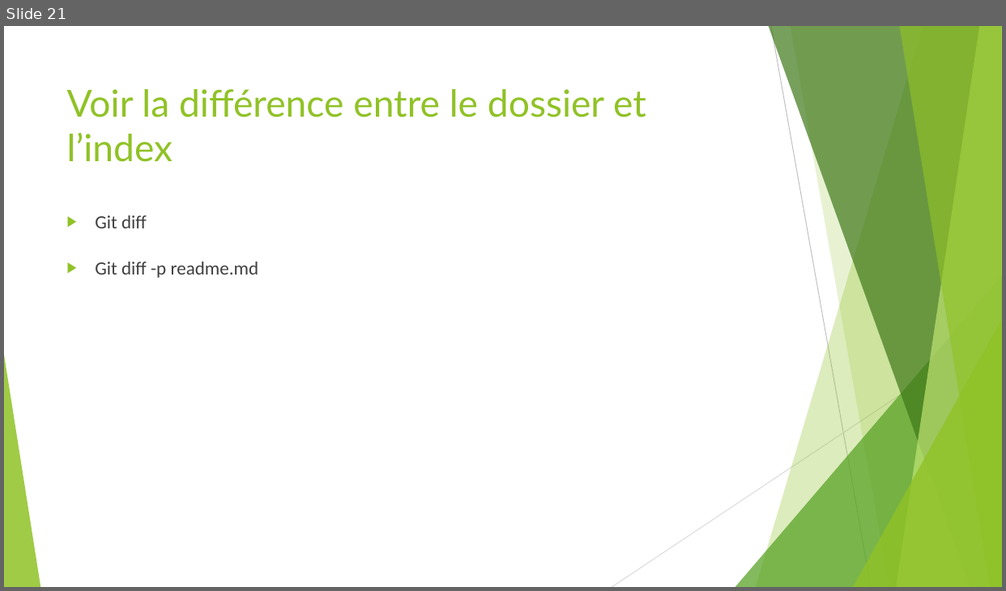
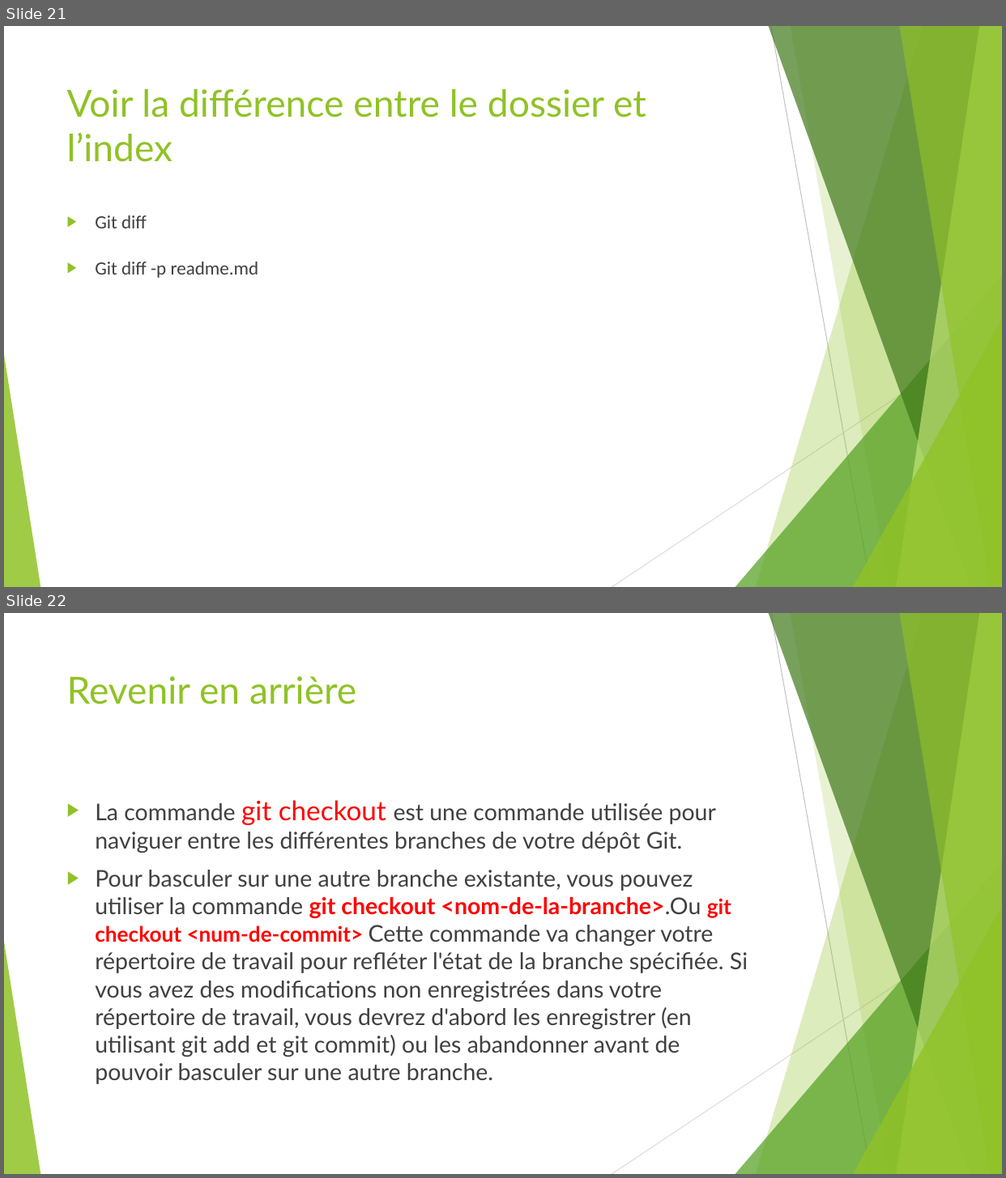
Before and after one commit to ousrah/DEV202, a slide deck: Adopter l'approche Agile/Formation Git.pptx. Shown one above the other, each under a label of ours: slide 21 before the commit, slides 21 and 22 after it. The pictures are 1006x591 and 1006x1178 pixels, drawn with LibreOffice and Linux fonts; fonts in the diff are those of the drawing. Boxes give left, top, right and bottom in pixels: in the first picture for what was removed or moved away, otherwise in the second. Text is boxed around its words. In the diff, an @@ line names an element or a change of style, - is before the commit and + after.

```diff
--- a/Adopter l'approche Agile/Formation Git.pptx
+++ b/Adopter l'approche Agile/Formation Git.pptx
@@ slide 22 added at bbox=[4, 613, 1002, 1174], background #FFFFFF; not listed: 10 template elements that a slide beside it also shows @@
@@ title added at bbox=[67, 676, 356, 705], 36 pt, text #90C226 @@
+Revenir en arrière
@@ text added at bbox=[95, 800, 748, 1084], 22.2 pt, text #404040 @@
+▶ La commande git checkout est une commande utilisée pour naviguer entre les différentes branches de votre dépôt Git.
+▶ Pour basculer sur une autre branche existante, vous pouvez utiliser la commande git checkout <nom-de-la-branche>.Ou git checkout <num-de-commit> Cette commande va changer votre répertoire de travail pour refléter l'état de la branche spécifiée. Si vous avez des modifications non enregistrées dans votre répertoire de travail, vous devrez d'abord les enregistrer (en utilisant git add et git commit) ou les abandonner avant de pouvoir basculer sur une autre branche.
```
Also in this commit, not shown: 10 other slides added, 3 other files.
